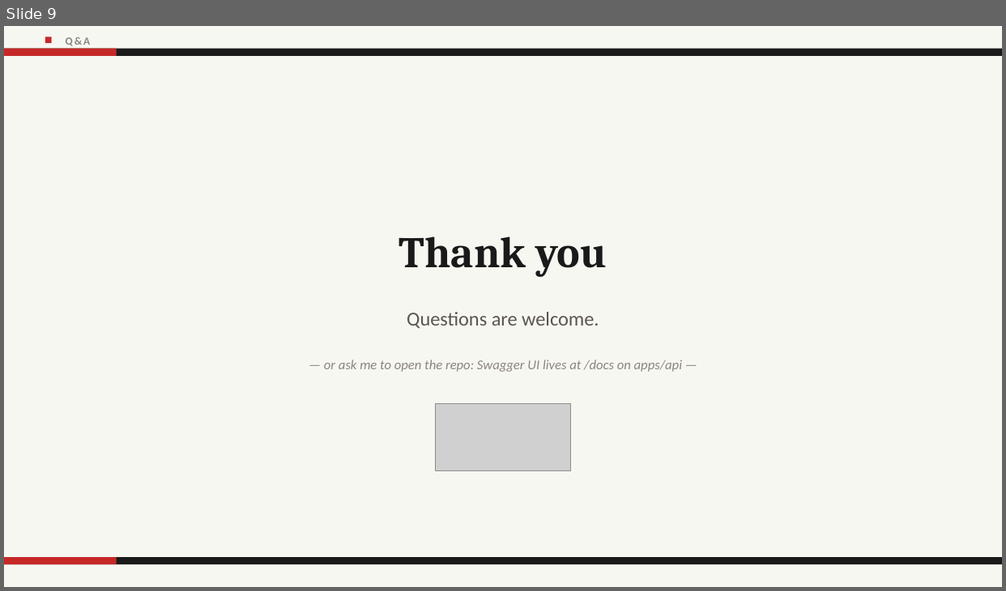
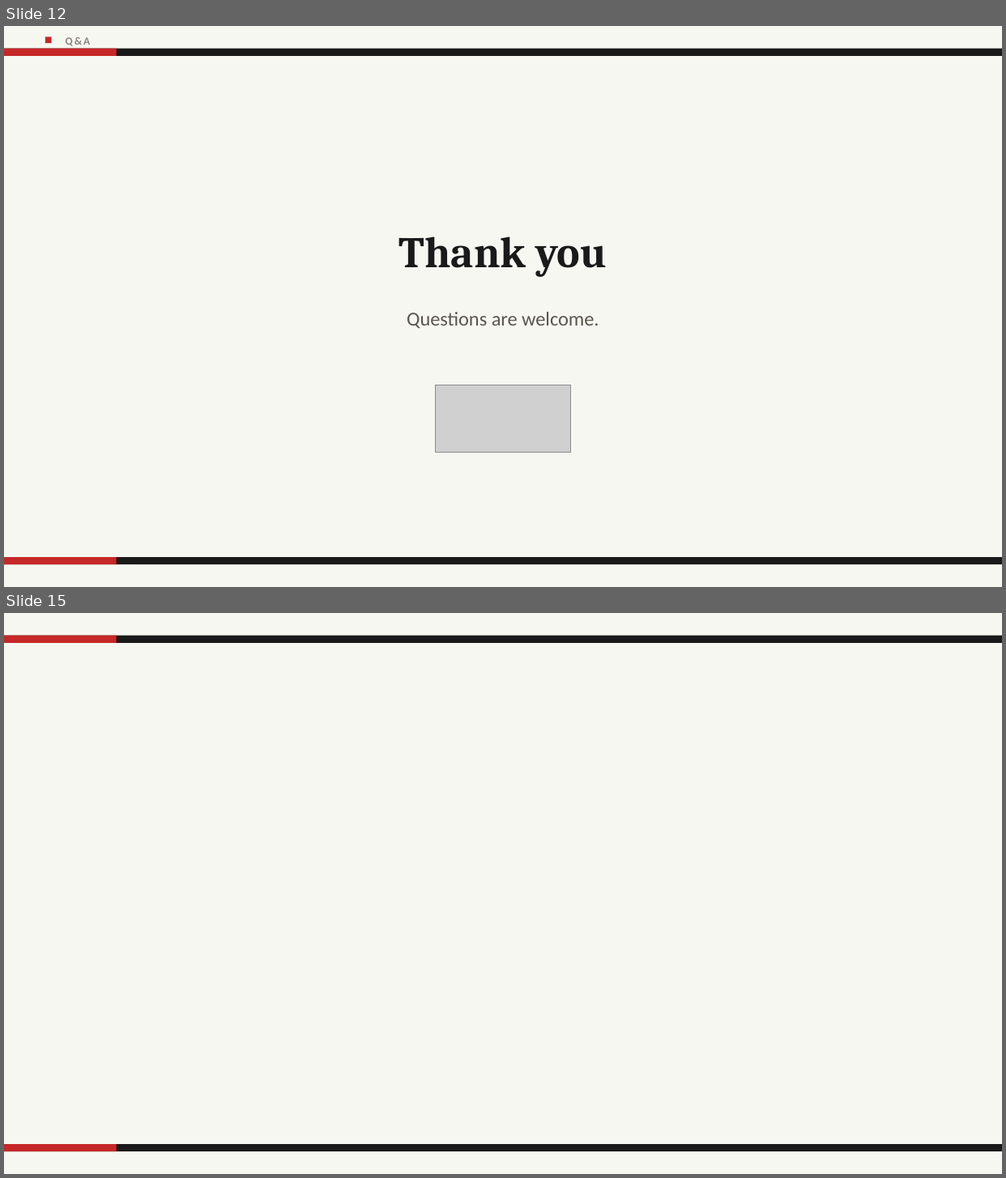
Before and after one commit to SiPhung953/Bachelor-Thesis-Report, a slide deck: presentation/defense-deck.pptx. Shown one above the other, each under a label of ours: slide 9 before the commit, slides 12 and 15 after it; the slides between them are not shown. The pictures are 1006x591 and 1006x1178 pixels, drawn with LibreOffice and Linux fonts; fonts in the diff are those of the drawing; grey boxes stand for pictures; background and template pictures are left out. Boxes give left, top, right and bottom in pixels: in the first picture for what was removed or moved away, otherwise in the second. Text is boxed around its words. In the diff, an @@ line names an element or a change of style, - is before the commit and + after.

```diff
--- a/presentation/defense-deck.pptx
+++ b/presentation/defense-deck.pptx
@@ slide 15 added at bbox=[4, 613, 1002, 1174], background picture (left out) @@
@@ rectangle added at bbox=[4, 636, 1002, 643], fill #1A1A1A @@
@@ rectangle added at bbox=[4, 636, 117, 643], fill #C62828 @@
@@ rectangle added at bbox=[4, 1144, 1002, 1152], fill #1A1A1A @@
@@ rectangle added at bbox=[4, 1144, 117, 1152], fill #C62828 @@
@@ what was slide 9 is now slide 12 @@
@@ slide 12 changed as well @@
@@ text removed at bbox=[324, 360, 682, 372] @@
-— or ask me to open the repo: Swagger UI lives at /docs on apps/api —
@@ picture: place and size @@
-picture at bbox=[436, 404, 571, 472]
+picture at bbox=[436, 386, 571, 453]
```
Also in this commit, not shown: 4 other slides changed, 20 other slides added, 4 slides removed, 7 other files.
